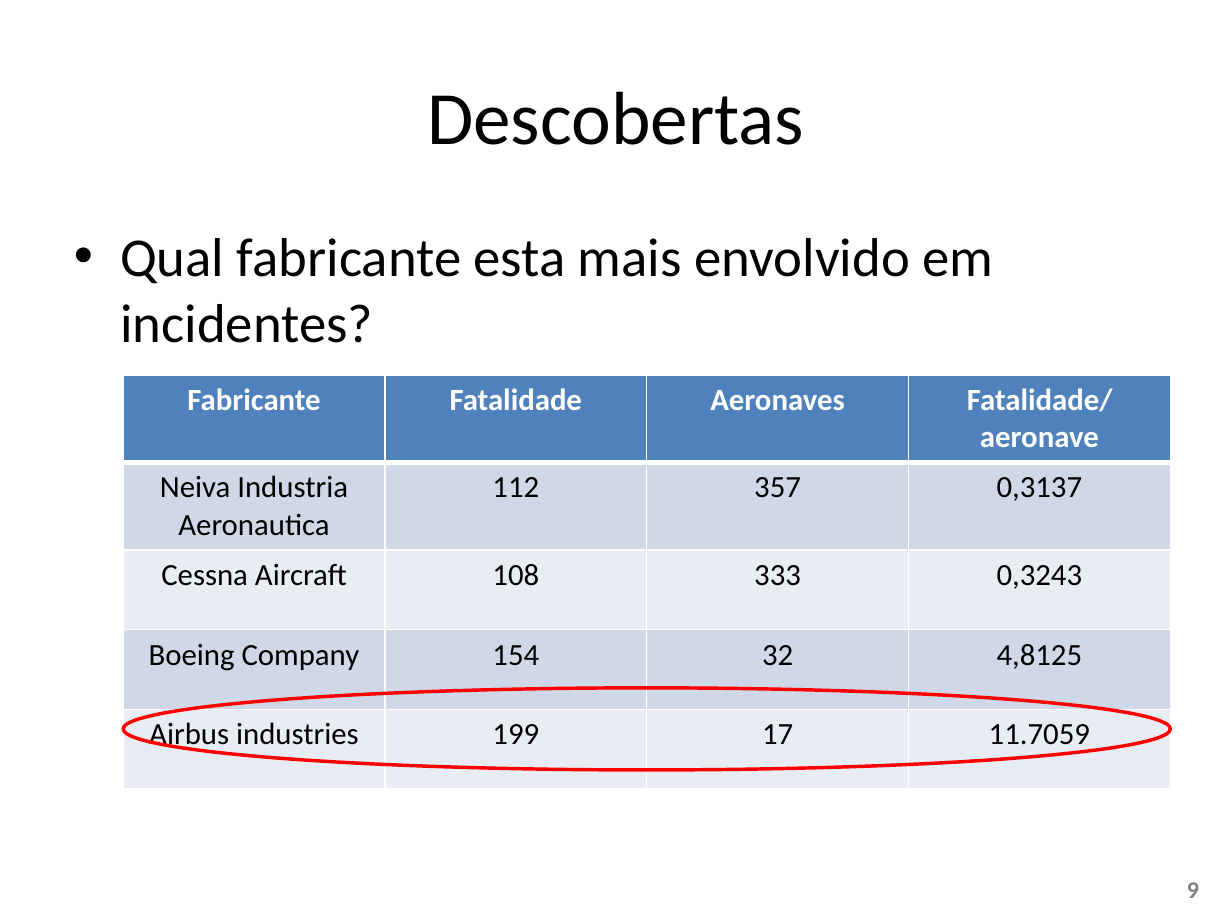
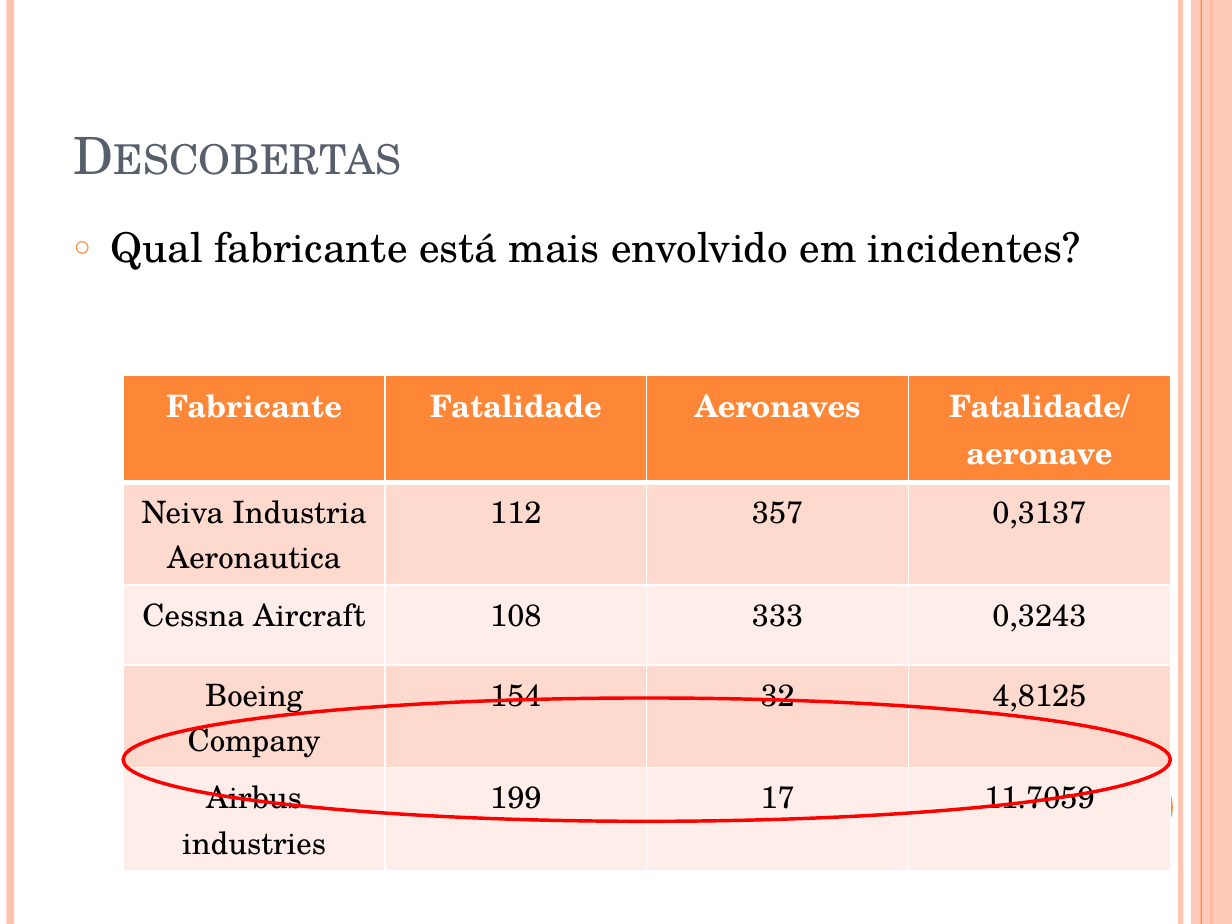
Before and after one commit to W3SS/ciencia-dados, a slide deck: slide 9 of apresentacao ciencia dados.pptx. Drawn at 1232x924 pixels with LibreOffice and Linux fonts; fonts in the diff are those of the drawing. Boxes give left, top, right and bottom in pixels: in the first picture for what was removed or moved away, otherwise in the second. Text is boxed around its words. In the diff, an @@ line names an element or a change of style, - is before the commit and + after.

```diff
--- a/apresentacao ciencia dados.pptx
+++ b/apresentacao ciencia dados.pptx
@@ line added from (10, 0) to (10, 924), #FEC3AE 4.5 pt @@
@@ line added from (1180, 0) to (1180, 924), #FEC3AE 3 pt @@
@@ rectangle added at (1191, 0, 1232, 924), fill #FEC3AE at 87% opacity @@
@@ line added from (1201, 0) to (1201, 924), #FE8637 0.75 pt @@
@@ line added from (1211, 0) to (1211, 924), #FE8637 1.5 pt @@
@@ title "Descobertas" at (62, 37, 1068, 191): size 44 to 30 pt, font Calibri to TeX Gyre Schola, text colour #000000 to #575F6D, small capitals on; alignment centre to left; vertical alignment middle to bottom @@
@@ text at (111, 231, 1080, 270): text changed; size 32 to 24 pt; font Calibri to TeX Gyre Schola @@
-• Qual fabricante esta mais envolvido em incidentes?
+○ Qual fabricante está mais envolvido em incidentes?
@@ table at (123, 375, 1168, 859) @@
@@ fill #4F81BD to #FE8637 in row 1 @@
@@ fill #D0D8E8 to #FFD9CE in 8 cells @@
@@ fill #E9EDF4 to #FFEDE8 in 8 cells @@
@@ font Calibri to TeX Gyre Schola @@
@@ ellipse: place and size @@
-ellipse at (123, 687, 1170, 770)
+ellipse at (123, 699, 1170, 822)
@@ ellipse added at (1099, 770, 1173, 844), fill #FE8637 @@
@@ page number removed at (1187, 882, 1199, 898) @@
-9
```
Also in this commit, not shown: 13 other slides changed, 1 slide added.
